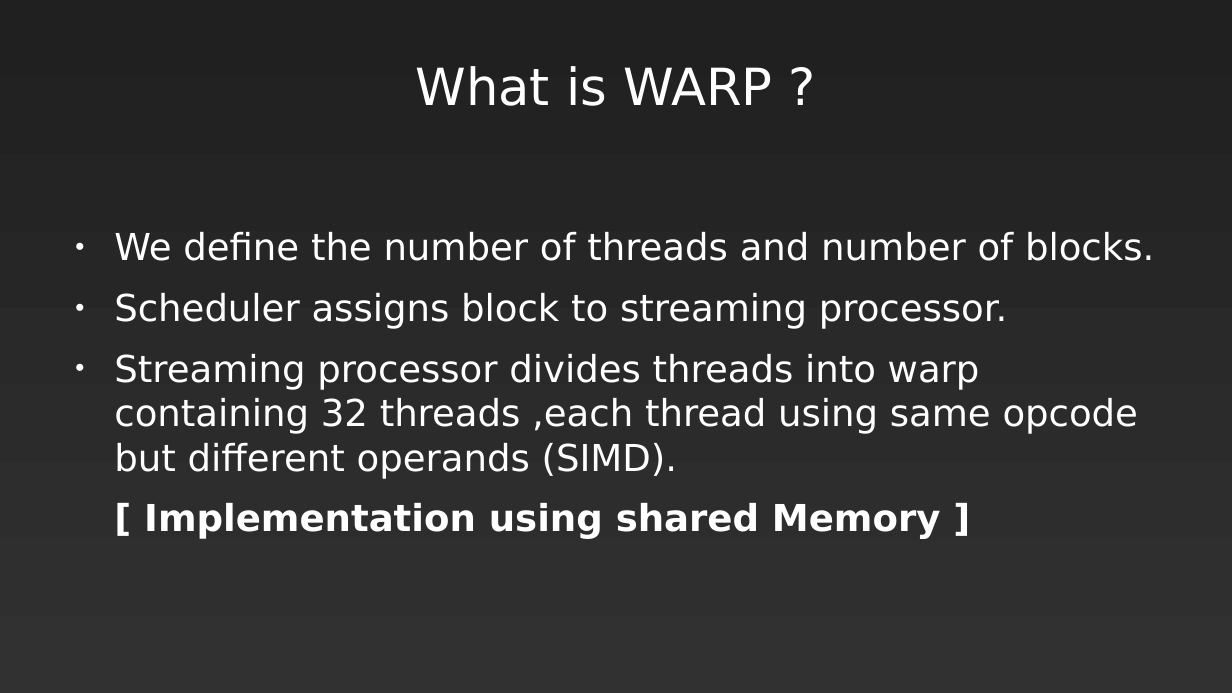
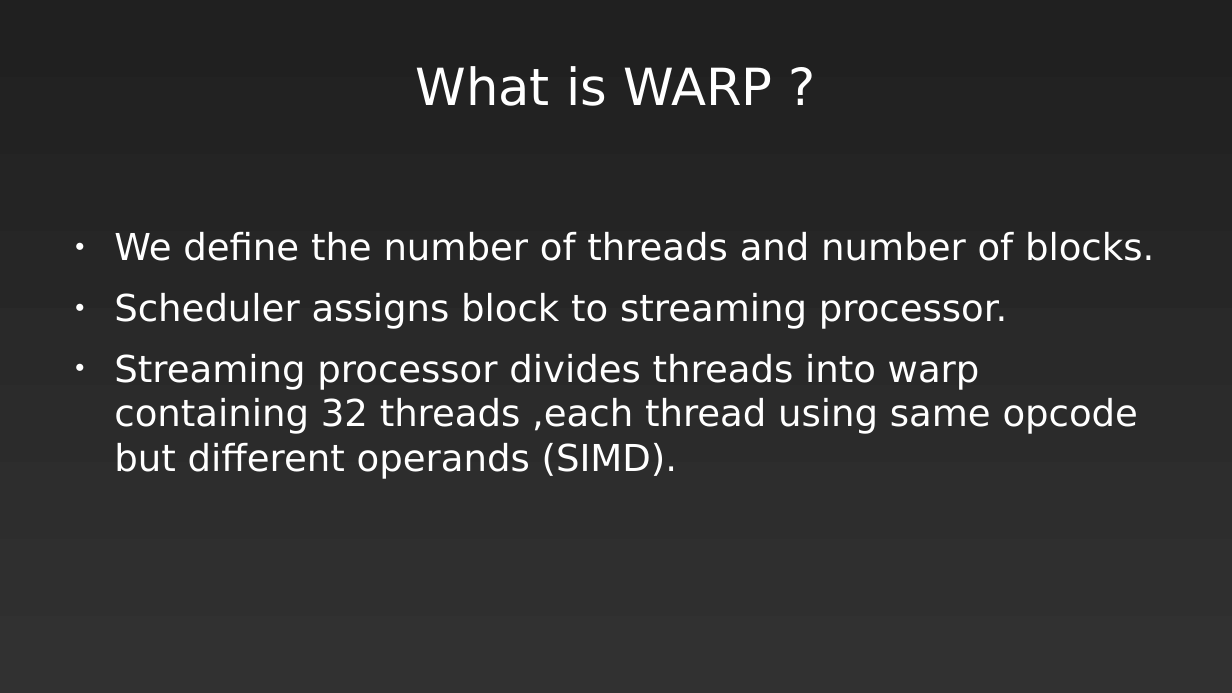
Before and after one commit to mahir1010/cuda_python, a slide deck: slide 12 of Parallel Programming.odp (slide 13 before the commit). Drawn at 1232x693 pixels with LibreOffice and Linux fonts; fonts in the diff are those of the drawing. Boxes give left, top, right and bottom in pixels: in the first picture for what was removed or moved away, otherwise in the second. Text is boxed around its words. In the diff, an @@ line names an element or a change of style, - is before the commit and + after.

```diff
--- a/Parallel Programming.odp
+++ b/Parallel Programming.odp
@@ text at (144,503,940,539): paragraph removed @@
-[ Implementation using shared Memory ]
```
Also in this commit, not shown: 2 other slides changed, 5 other files.
